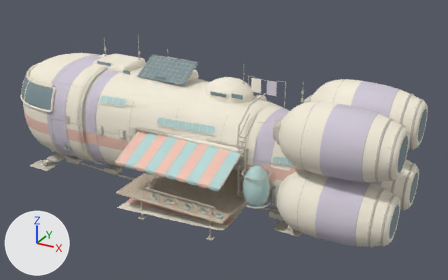
Two versions of the Blender file references/The Travellers Ship/redesign/rounded-caravan-a/playable-caravan.blend, one commit apart.
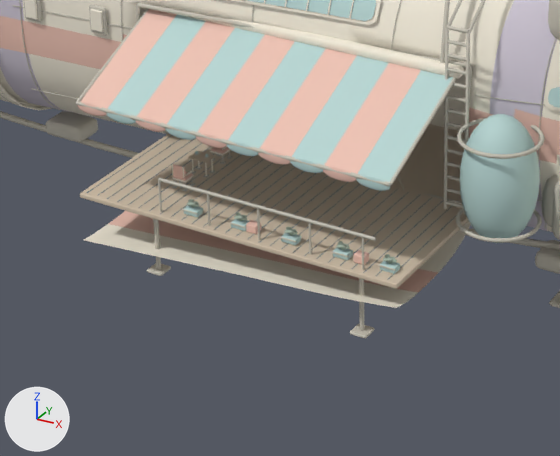
Old and new are each drawn whole from a camera (50 mm lens) standing at (28.5, -46.3, 30.1) and looking at (3.1, -0.1, 7.0) and again close up on the part from 20% to 62% of the width and 46% to 100% of the height. Every picture has the same lights, and +X, +Y and +Z are marked at lower left. The older version's two pictures come first.

In view in the first close-up: 'awning surfaces', 'booster-starboard-lower surfaces', 'hull surfaces', 'plants surfaces', 'porch-panel surfaces', 'porch-rail surfaces', 'roof-ladder surfaces', 'water-tank surfaces' and 9 more.
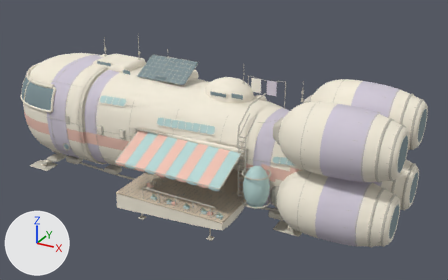
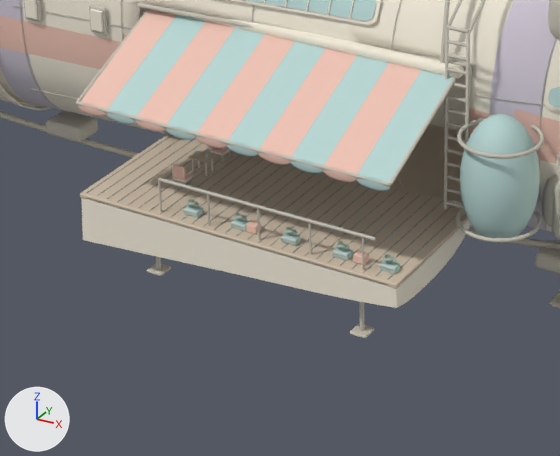
Pixel boxes [x1, y1, x2, y2] of what changed, in the close-ups (560 x 456 px):
part 1 of me_curved_porch_exterior, added (pale yellow): after [81, 198, 471, 308]

Diff of the bpy script that builds the scene:
```diff
--- a/references/The Travellers Ship/redesign/rounded-caravan-a/playable-caravan.blend.py
+++ b/references/The Travellers Ship/redesign/rounded-caravan-a/playable-caravan.blend.py
@@ me_curved_porch_exterior @@
 # used by ob_porch_panel_surfaces; parent = ob_porch_panel; location = (0.0, 0.0, 0.0)
-me_curved_porch_exterior.from_pydata(...)  # 1457 vertices, 1226 faces; spans x -3.4..7.4, y -8.19..-3.29, z 2.83..4.52
+me_curved_porch_exterior.from_pydata(...)  # 1973 vertices, 1356 faces; spans x -3.4..7.4, y -8.19..-3.29, z 2.83..4.52
+# me_curved_porch_exterior part 1: 516 vertices added at x -3.4..7.4, y -8.19..-3.29, z 2.83..4.52
 me_curved_porch_exterior.materials.append(mat_cream)
```
